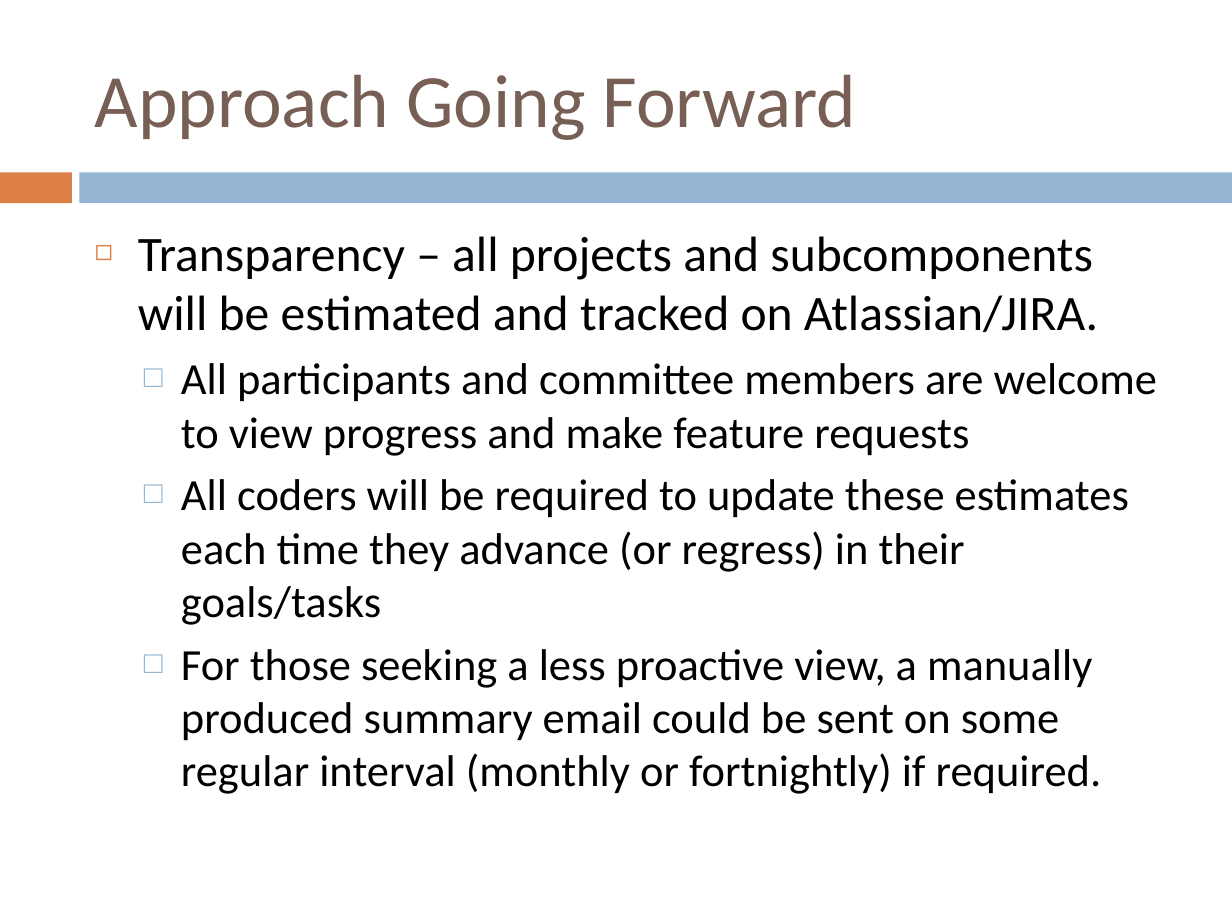
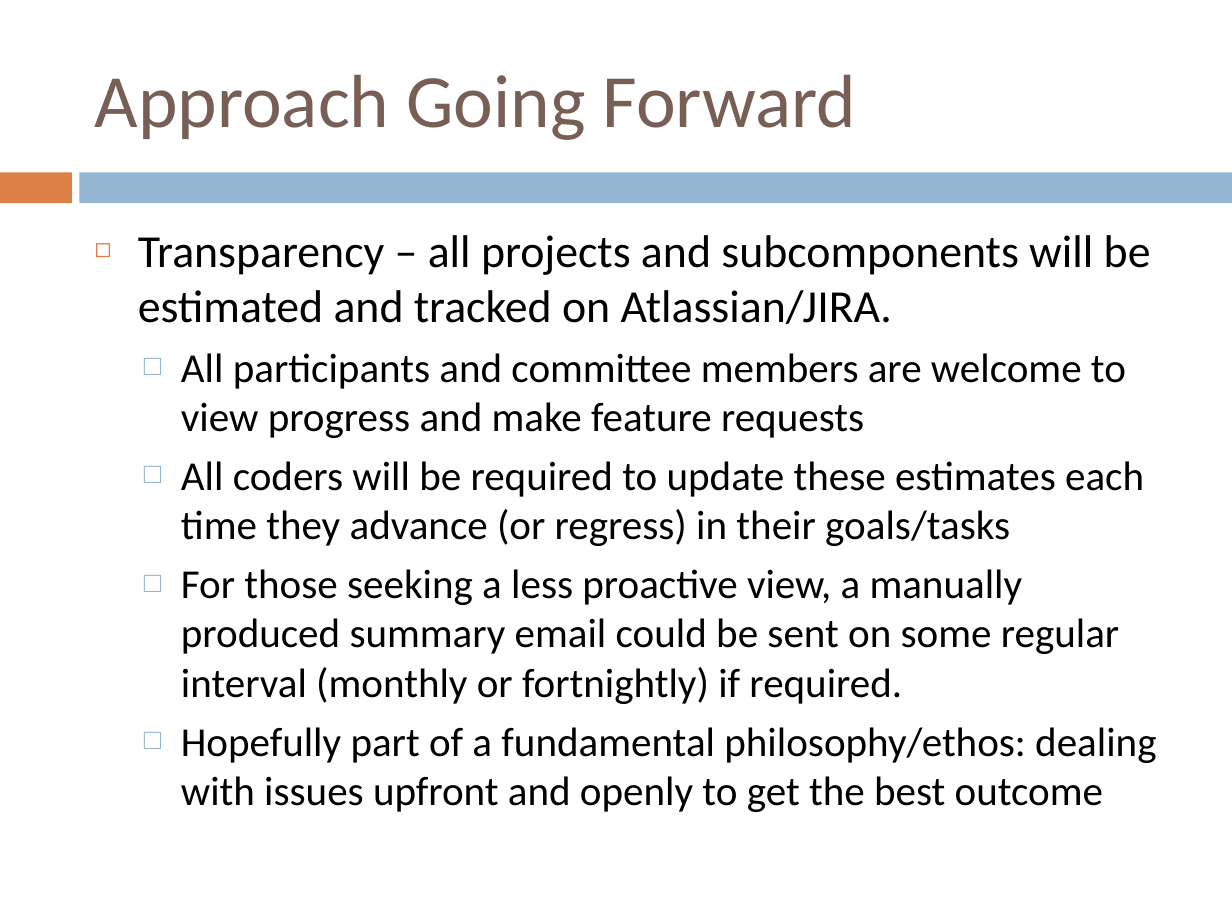
Before and after one commit to tranaweera/ark-informatics, a slide deck: slide 10 of ARK/trunk/usefulTools/TestFilesAndDocuments/steering committee/NeCTAR/Steering Committee Meetings/Steering Committee Meeting March_2013.pptx. Drawn at 1232x924 pixels with LibreOffice and Linux fonts; fonts in the diff are those of the drawing. Boxes give left, top, right and bottom in pixels: in the first picture for what was removed or moved away, otherwise in the second. Text is boxed around its words. In the diff, an @@ line names an element or a change of style, - is before the commit and + after.

Commit message:
steering committee update

```diff
--- a/ARK/trunk/usefulTools/TestFilesAndDocuments/steering committee/NeCTAR/Steering Committee Meetings/Steering Committee Meeting March_2013.pptx
+++ b/ARK/trunk/usefulTools/TestFilesAndDocuments/steering committee/NeCTAR/Steering Committee Meetings/Steering Committee Meeting March_2013.pptx
@@ text at (138, 235, 1151, 704): size 29 to 26.8 pt in "Transparency – all projects and subcomponents will ..."; size 26 to 24.1 pt in "All participants and committee members are welcome ...", "All coders will be required to update ...", "For those seeking a less proactive view, ..." @@
@@ text at (181, 727, 1156, 812): paragraph added @@
+  □ Hopefully part of a fundamental philosophy/ethos: dealing with issues upfront and openly to get the best outcome
```
Also in this commit, not shown: 2 other slides changed.
